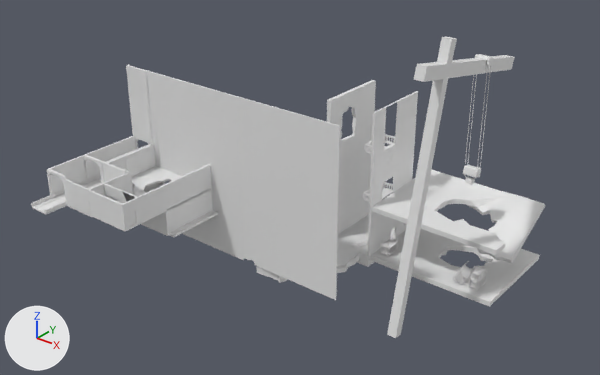
An edit to the Blender file GameLevelFinished.blend, drawn before and after from the same camera.
Camera for both pictures: a camera (50 mm lens) standing at (266.0, -192.0, 158.0) and looking at (72.0, 51.0, 7.0). Lighting does not change. The marker at lower left points along +X, +Y and +Z.

In view in the first picture: 'Alleyway Floor', 'Alleyway Wall East', 'Alleyway Wall West', 'Building Wall North', 'Cube', 'Doc Office Wall East', 'Lobby Wall North', 'Lobby Wall West', 'Subway Arch North', 'Subway Arch South.001', 'Subway Terminal Floor', 'Subway Wall East', 'Subway Wall North', 'Warehouse Ground Floor', 'Warehouse Ground Floor.001'.
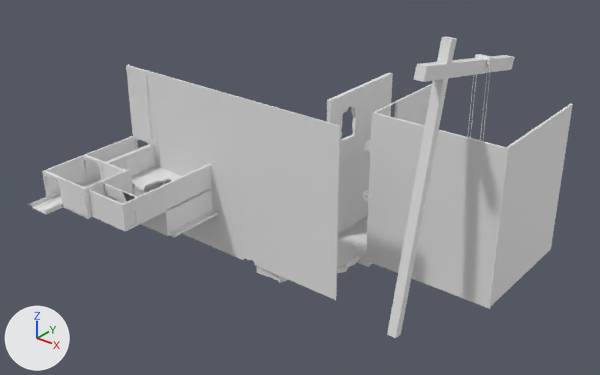
Changed parts and their boxes [x1, y1, x2, y2] in the pictures (600 x 375 px; the box of a moved part takes in the faces that stretch with it):
'Warehouse Wall North', added
    after: [366, 112, 509, 309]
'Warehouse Wall West', added
    after: [491, 104, 573, 306]
'Alleyway Wall East', reshaped (34% wider)
    before: [327, 80, 376, 234]
    after: [327, 72, 393, 234]
'Alleyway Wall West', reshaped
    before: [367, 91, 418, 260]
    after: [375, 84, 432, 126]
'Subway Wall North', moved
    before: [65, 179, 91, 214]
    after: [60, 178, 86, 216]
'Subway Terminal Floor', reshaped
    before: [31, 174, 102, 217]
    after: [28, 174, 101, 219]
'Subway Arch North', moved
    before: [47, 169, 68, 204]
    after: [43, 170, 64, 205]
part 1 of me_cube_004, moved or reshaped
    before: [363, 80, 376, 217]
    after: [363, 72, 393, 217]
part 2 of me_cube_007, moved or reshaped
    before: [395, 91, 418, 237]
    after: [406, 84, 432, 126]
part 3 of me_cube_007, moved or reshaped
    before: [385, 96, 407, 107]
    after: [385, 96, 407, 118]
part 4 of me_cube_010, moved or reshaped
    before: [33, 198, 92, 217]
    after: [33, 198, 92, 219]
'Warehouse Ground Floor.001', unchanged, covered by the edit
    before: [371, 169, 545, 264]
'Warehouse Ground Floor', unchanged, covered by the edit
    before: [369, 229, 540, 307]

The edits, one by one:
me_cube_004 has 41 vertices, 25 faces and spans x -1.0..0.9, y -5.5..28.3, z -12.6..56.5.
me_cube_004 is used by ob_alleyway_wall_east; location (68.8, 80.1, -18.2).
Before the commit, vertices of me_cube_004: 2 (-0.9, 28.3, -12.6), 3 (-0.9, 28.3, 56.5) at pixel (372, 79), 6 (0.9, 28.3, -12.6), 7 (0.9, 28.3, 56.5) at pixel (375, 80).
Part 1, on me_cube_004:
Vertices 2, 3, 6, 7 of me_cube_004 move by (0.0, 13.8, 0.0).
me_cube_007 has 60 vertices, 48 faces and spans x -0.9..0.0, y -5.5..27.5, z -12.6..56.5.
me_cube_007 is used by ob_alleyway_wall_west; location (92.2, 80.1, -18.2).
Before the commit, vertices of me_cube_007: 3 (-0.9, 27.5, 56.5) at pixel (416, 91), 7 (-0.1, 27.5, 56.5) at pixel (418, 91), 17 (-0.9, 27.5, 8.8), 18 (0.0, 27.5, 8.8), 32 (-0.9, 27.5, -4.7).
Before the commit, vertices of me_cube_007: 33 (0.0, 27.5, -4.7), 40 (-0.9, 27.5, -10.5), 41 (0.0, 27.5, -10.5).
Part 2, on me_cube_007:
Vertices 3, 7, 17, 18 of me_cube_007 move by (0.0, 14.8, 0.0).
Vertices 32, 33, 40, 41 of me_cube_007 move by (0.0, 14.9, 0.0).
Part 3, on me_cube_007:
Vertex 9 of me_cube_007 moves from (-0.9, 14.7, 56.5) at pixel (400, 99) to (-0.9, 10.8, 56.5) at pixel (395, 101).
Vertex 21 of me_cube_007 moves from (-0.9, 15.4, 8.8) to (-0.9, 11.5, 8.8).
me_cube_010 is used by ob_subway_terminal_floor; location (0.0, 0.0, 0.0); scale (7.06, 9.97, 1.0).
me_cube_010 had 358 vertices, 320 faces and spanned x -2.04..1.72, y -2.02..4.06, z -1.0..1.07.
me_cube_010 now has 358 vertices, 320 faces and spans x -2.04..1.72, y -2.19..4.06, z -1.0..1.07.
me_cube_010 part 4: 36 of the vertices in x -0.61..1.72, y -1.0..-0.95, z -1.0..0.98 are scaled about their middle by (1, 0.42, 1), then moved by (0.0, -0.2, 0.0).
Mesh me_cube_067 is new.
It is a box spanning x -17.6..42.2, y -0.5..0.5, z -43.2..26.2.
Object 'Subway Arch North' (ob_subway_arch_north) moves from (-7.3, -9.4, 8.6) to (-7.3, -11.4, 8.6).
Object 'Subway Wall North' (ob_subway_wall_north) moves from (-10.9, -9.8, 0.5) to (-10.9, -11.9, 0.5).
Object 'Warehouse Wall West' (ob_warehouse_wall_west) is new; it shows me_cube_067.
Its location is (150.2, 91.6, 12.3).
Its rotation in degrees is (0, 0, 90).
Object 'Warehouse Wall North' (ob_warehouse_wall_north) is new; it shows a copy of me_cube_067.
Its location is (108.8, 74.1, 12.3).
